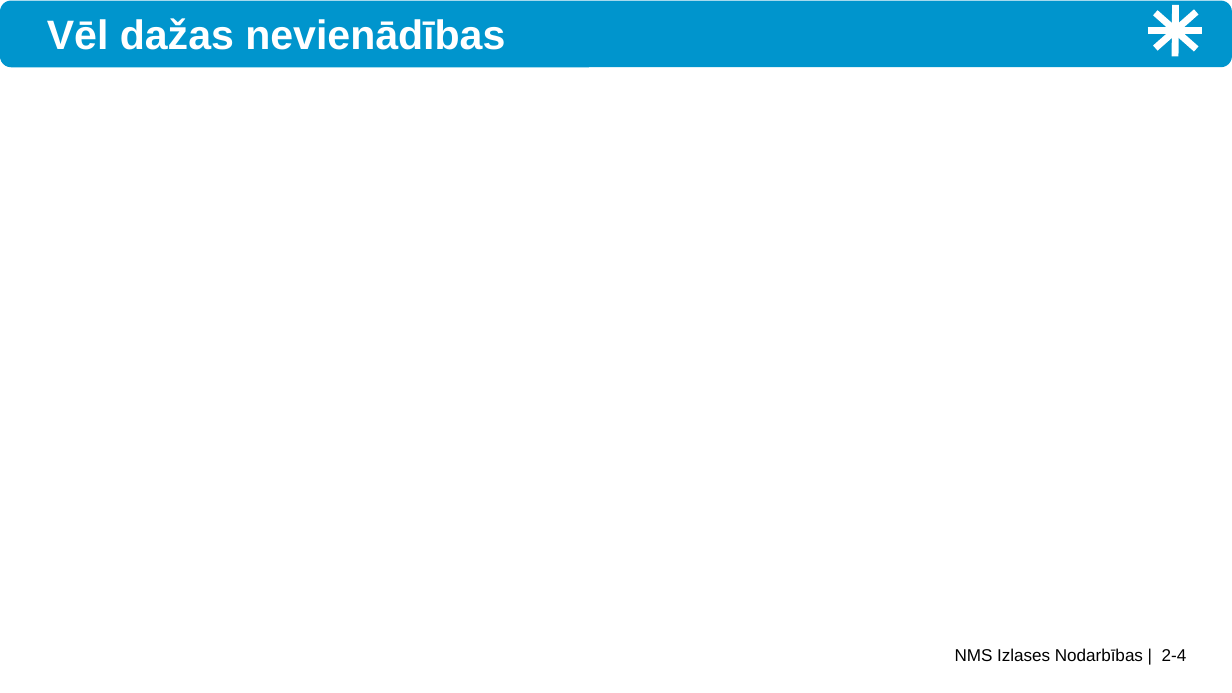
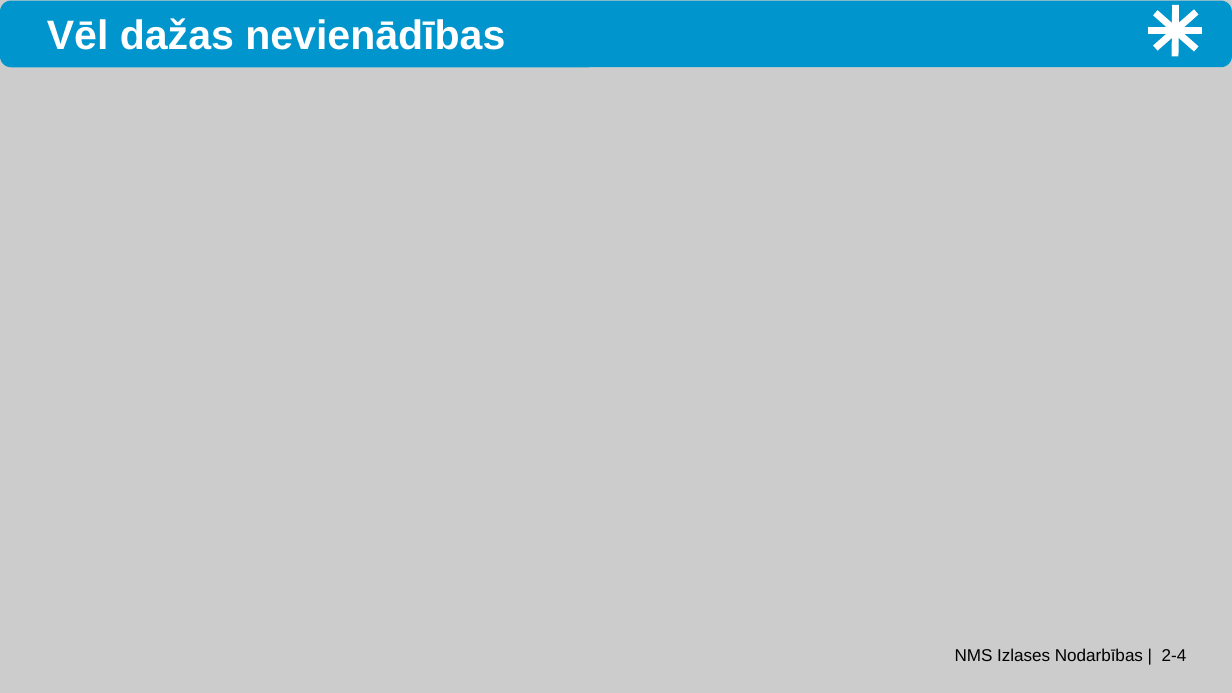
Before and after one commit to kapsitis/nms-courses, a slide deck: slide 4 of legacy-slides/ntjun02-modular-arithmetic.pptx. Drawn at 1232x693 pixels with LibreOffice and Linux fonts; fonts in the diff are those of the drawing; grey boxes stand for pictures. Boxes give left, top, right and bottom in pixels: in the first picture for what was removed or moved away, otherwise in the second. Text is boxed around its words. In the diff, an @@ line names an element or a change of style, - is before the commit and + after.

```diff
--- a/legacy-slides/ntjun02-modular-arithmetic.pptx
+++ b/legacy-slides/ntjun02-modular-arithmetic.pptx
@@ background #FFFFFF to #CCCCCC @@
```
Also in this commit, not shown: 13 other slides changed, 13 slides removed, 13 other files.
